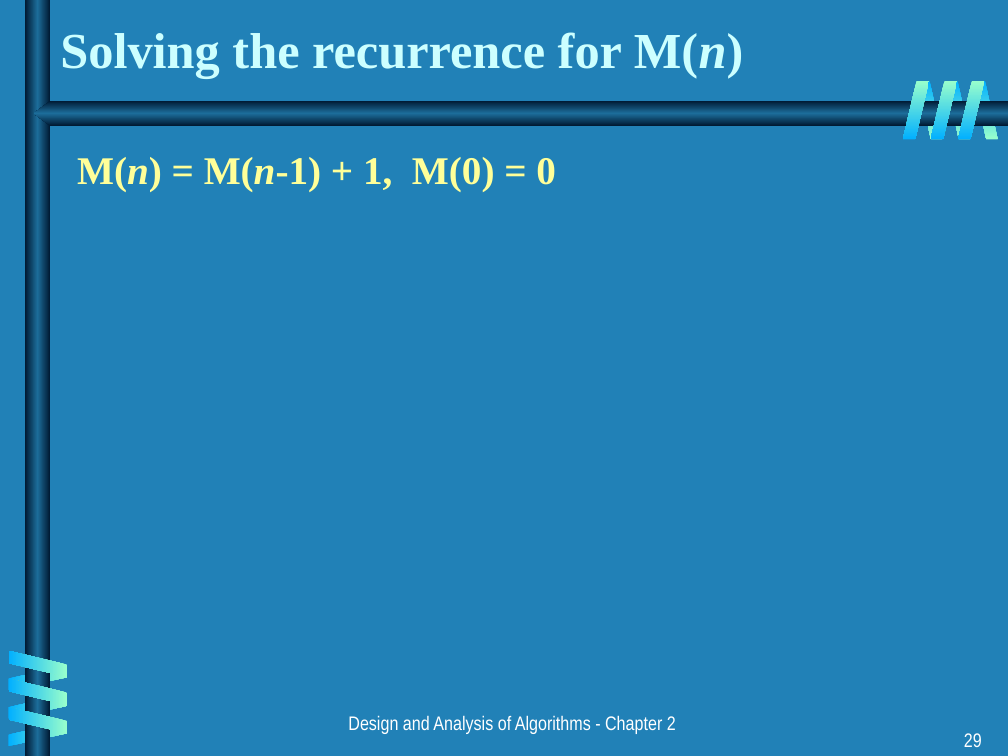
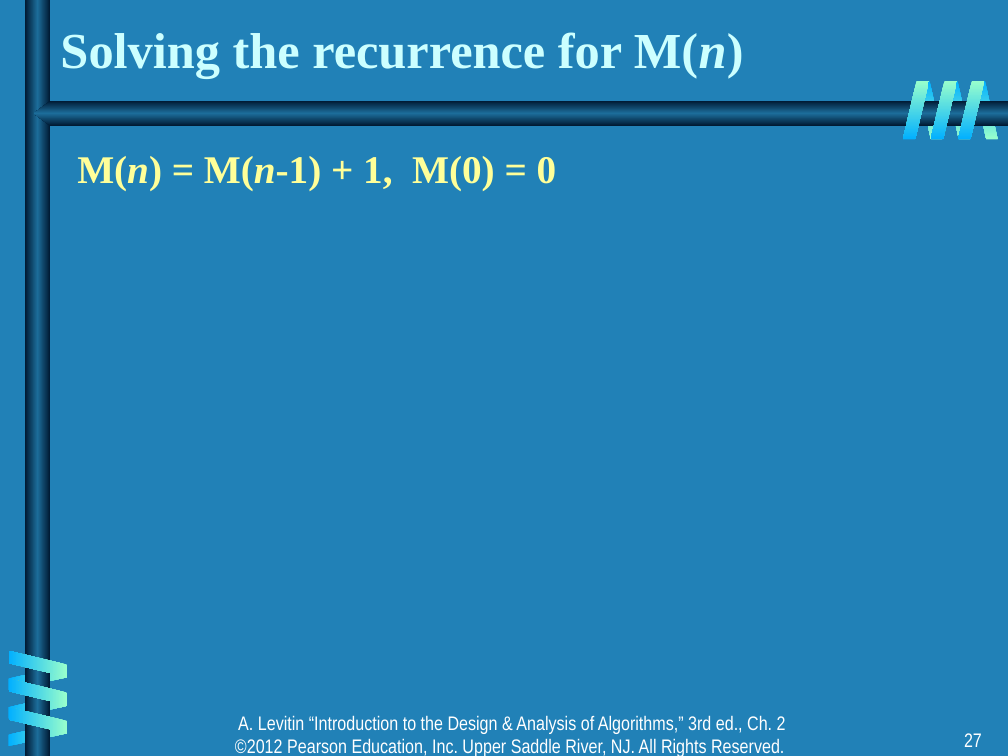
Before and after one commit to CMPT306/CMPT306.github.io, a slide deck: slide 27 of handouts/algorithms/ch02.ppt (slide 29 before the commit). Drawn at 1008x756 pixels with LibreOffice and Linux fonts; fonts in the diff are those of the drawing. Boxes give left, top, right and bottom in pixels: in the first picture for what was removed or moved away, otherwise in the second. Text is boxed around its words. In the diff, an @@ line names an element or a change of style, - is before the commit and + after.

Commit message:
algorithm analysis

```diff
--- a/handouts/algorithms/ch02.ppt
+++ b/handouts/algorithms/ch02.ppt
@@ text at [235, 715, 786, 756]: text changed @@
-Design and Analysis of Algorithms - Chapter 2
+A. Levitin “Introduction to the Design & Analysis of Algorithms,” 3rd ed., Ch. 2 ©2012 Pearson Education, Inc. Upper Saddle River, NJ. All Rights Reserved.
@@ page number at [964, 733, 982, 747]: text changed @@
-29
+27
```
Also in this commit, not shown: 33 other slides changed, 1 slide added, 3 slides removed, 1 other file.
